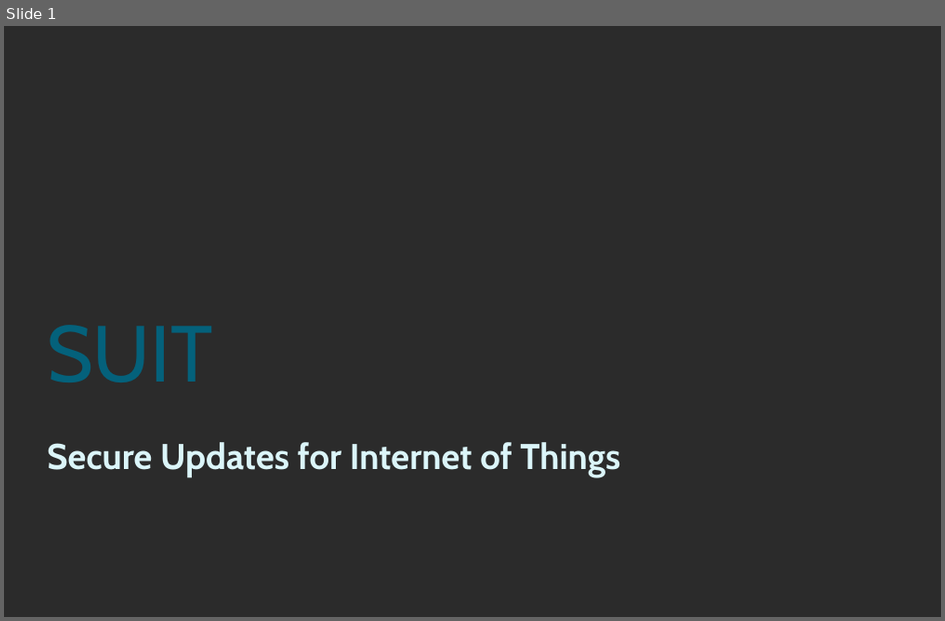
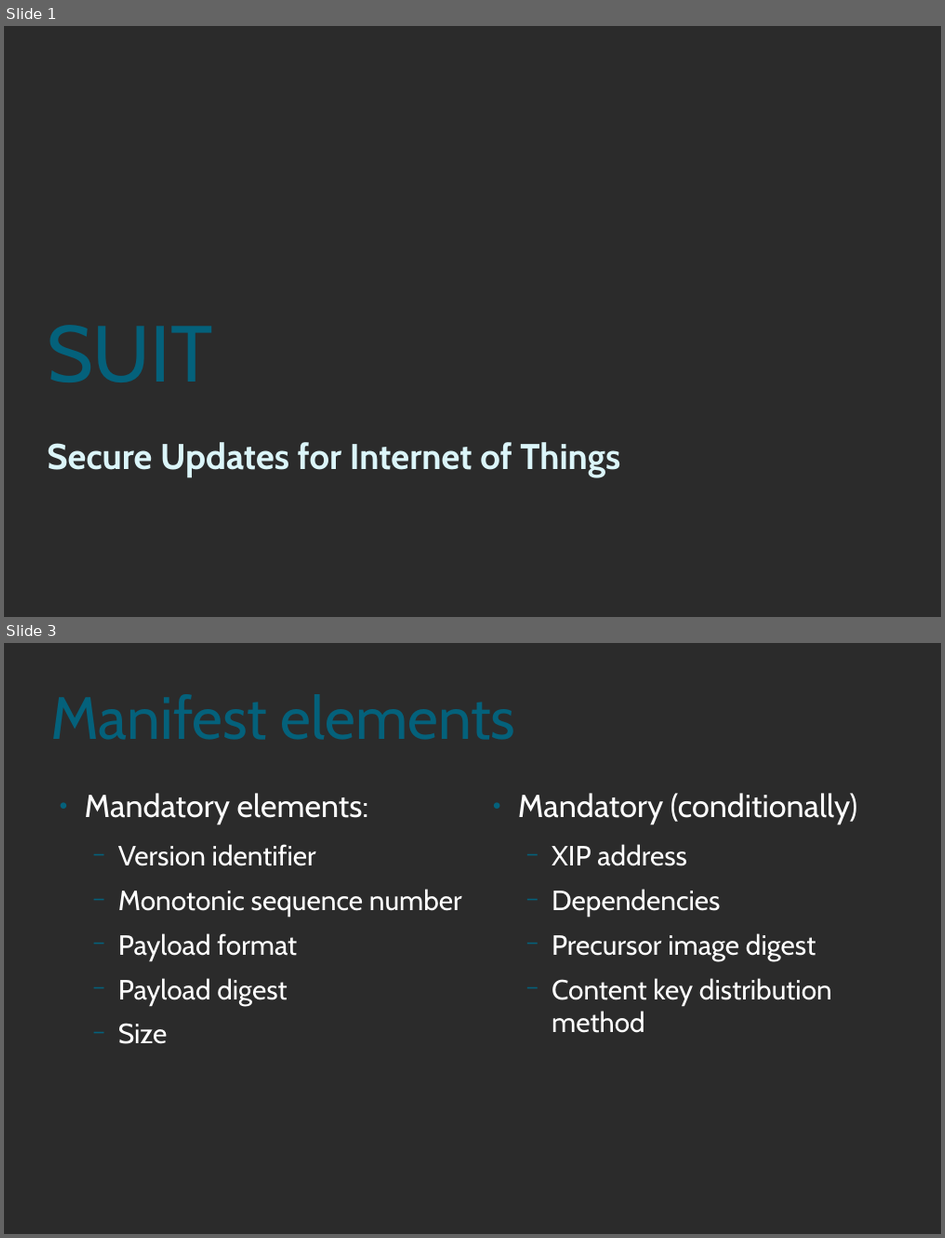
Before and after one commit to SimonCarlson/thesis, a slide deck: suit-presentation.odp. Shown one above the other, each under a label of ours: slide 1 before the commit, slides 1 and 3 after it; the slides between them are not shown. The pictures are 945x621 and 945x1238 pixels, drawn with LibreOffice and Linux fonts; fonts in the diff are those of the drawing; background and template pictures are left out; a plain dark background stands for a picture behind light text. Boxes give left, top, right and bottom in pixels: in the first picture for what was removed or moved away, otherwise in the second. Text is boxed around its words. In the diff, an @@ line names an element or a change of style, - is before the commit and + after.

```diff
--- a/suit-presentation.odp
+++ b/suit-presentation.odp
@@ slide 3 added at box(4, 643, 941, 1234), background picture (left out) @@
@@ text added at box(85, 793, 462, 1044), 28 pt, text #FFFFFF @@
+● Mandatory elements:
+  − Version identifier
+  − Monotonic sequence number
+  − Payload format
+  − Payload digest
+  − Size
@@ title added at box(237, 793, 369, 818), 60 pt, text #04617B @@
+Manifest elements
@@ text added at box(518, 793, 858, 1033), 28 pt, text #FFFFFF @@
+● Mandatory (conditionally)
+  − XIP address
+  − Dependencies
+  − Precursor image digest
+  − Content key distribution method
```
Also in this commit, not shown: 5 other slides added, 2 slides removed.
